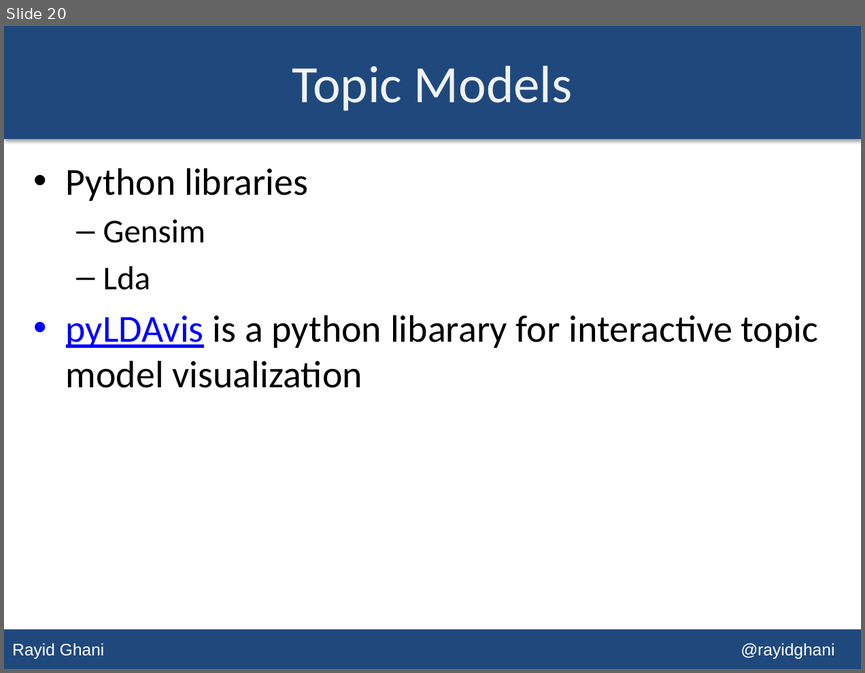
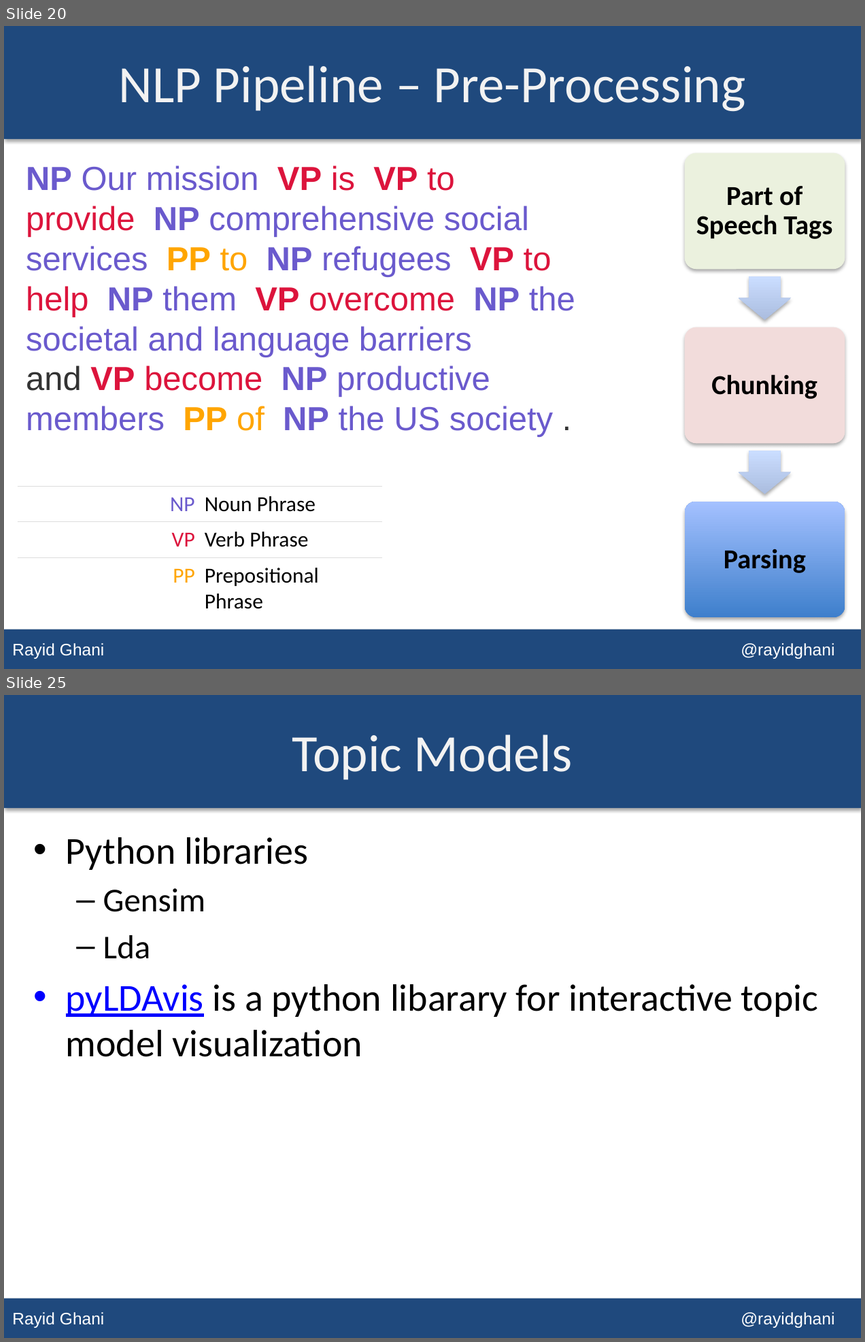
Before and after one commit to dssg/MLforPublicPolicy, a slide deck: Lectures/Lecture 12 - Text Analysis.pptx. Shown one above the other, each under a label of ours: slide 20 before the commit, slides 20 and 25 after it; the slides between them are not shown. The pictures are 865x673 and 865x1342 pixels, drawn with LibreOffice and Linux fonts; fonts in the diff are those of the drawing. Boxes give left, top, right and bottom in pixels: in the first picture for what was removed or moved away, otherwise in the second. Text is boxed around its words. In the diff, an @@ line names an element or a change of style, - is before the commit and + after.

Commit message:
updated text analysis lecture

```diff
--- a/Lectures/Lecture 12 - Text Analysis.pptx
+++ b/Lectures/Lecture 12 - Text Analysis.pptx
@@ slide 20 added at [4,26,861,669], background #FFFFFF; not listed: 2 template elements that a slide beside it also shows @@
@@ title added at [119,65,745,112], 44 pt, text #F2F2F2 @@
+NLP Pipeline – Pre-Processing
@@ text added at [26,165,575,437], 28 pt, text #6A5ACD @@
+NP Our mission VP is VP to provide NP comprehensive social services PP to NP refugees VP to help NP them VP overcome NP the societal and language barriers and VP become NP productive members PP of NP the US society .
@@ table added at [18,486,383,617], 3 rows, 2 columns @@
+NP | Noun Phrase
+VP | Verb Phrase
+PP | Prepositional Phrase
@@ group added at [684,152,844,616]: 3 rounded rectangles, 3 texts, 2 right arrows @@
+Part of Speech Tags
+Chunking
+Parsing
@@ what was slide 20 is now slide 25 @@
```
Also in this commit, not shown: 4 slides changed, 18 other slides added, 4 slides removed, 1 other file.
